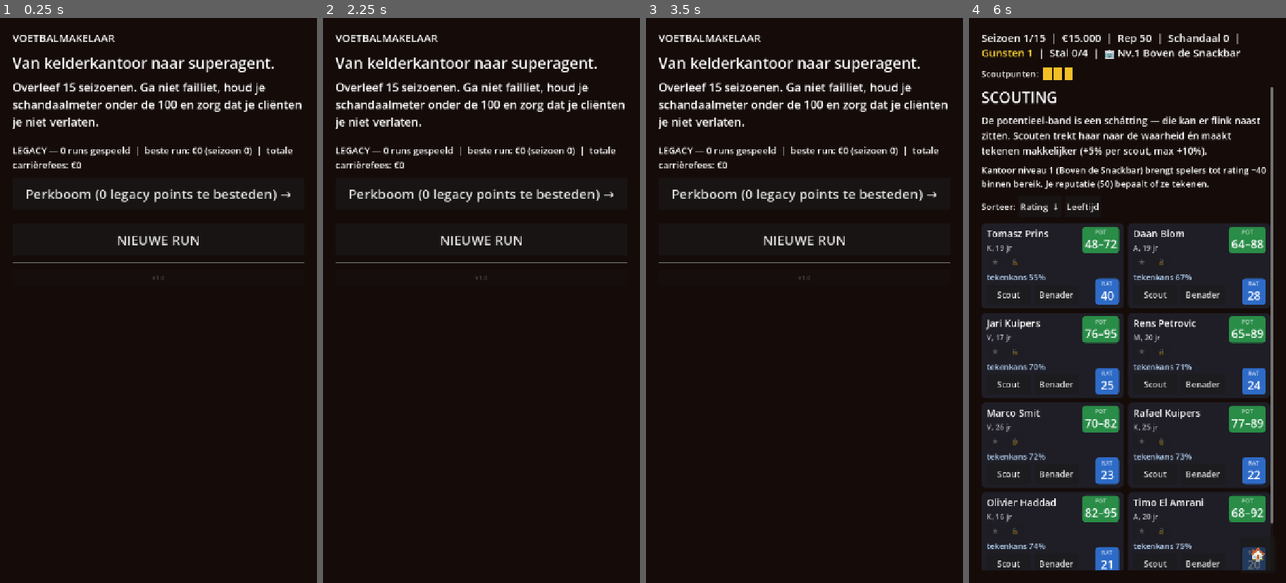
Above: before the commit, frames 1-4 (left to right).
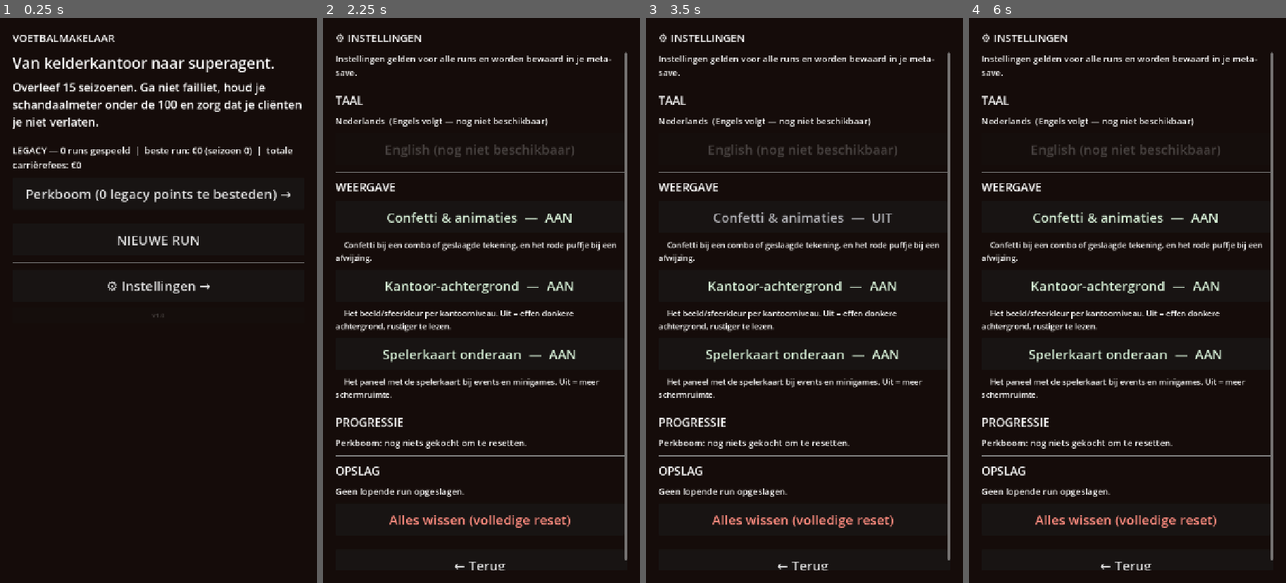
Above: after the commit, the same moments.

Repository: anassino070/Agent_game
Game: Godot game, scene res://scenes/Main.tscn
Two runs of this game, one before a commit and one after it. Both use one fixed random seed, a clock stepped at 60 frames per second and the inputs below.
Inputs (mouse positions are in pixels of both pictures, inside the frame that each line leads up to):
- Up to frame 1 (0.25 s): no input
- Up to frame 2 (2.25 s): click "Perkboom (0 legacy points te …" at 0.5 s; click "🏠" at 1.25 s; click (481, 283) at 2 s, where only the run after the commit has a clickable "⚙ Instellingen →"
- Up to frame 3 (3.5 s): click (801, 215) at 2.75 s, where only the run after the commit has a clickable "Confetti & animaties — AAN"
- Up to frame 4 (6 s): click (1124, 215) at 3.5 s, where only the run after the commit has a clickable "Confetti & animaties — UIT"; click (1127, 238) at 4.25 s, where only the run before the commit has a clickable "NIEUWE RUN"; click (1127, 407) at 5 s, where only the run before the commit has a clickable "Storten"; click (1127, 447) at 5.75 s, where only the run before the commit has a clickable "Naar scouting →"

The runs differ from the first frame. In frame 1, 0.3% of the frame differs, in the area x 33-67%, y 45-53%; in frame 2, 12%; in frame 3, 12%; in frame 4, 41%, in the area x 4-96%, y 2-98%.

Commit message:
feat: instellingenscherm (met taal-placeholder)
Nieuw ⚙ Instellingen-scherm via het startscherm. Instellingen leven in
Meta.state.settings (meta.json, dus runs-overstijgend) met defaults in
Meta.SETTING_DEFAULTS.

Weergave-toggles, allemaal echt gewired (geen nep-schakelaars):
- confetti: gate in _confetti() en _small_negative_puff()
- office_bg: gate in _update_office_background(), direct toegepast
- player_panel: gate in _show_player_info()

Taal staat als placeholder (alleen NL; Engelse knop disabled), zoals gevraagd.

Destructieve acties met tweestaps-bevestiging via een enkele settings_confirm-
string: reset perkboom, reset Erfenis-perks, verwijder huidige run, en een
volledige meta-wipe (Meta.wipe_everything()). Die wipe laat instellingen
expres staan - dat is geen progressie.

De twee reset-knoppen zijn van het perkscherm hierheen verhuisd (dat scherm
was al lang en het zijn geen aankoop-acties); Prestige blijft daar wel staan
omdat het een progressie-keuze is.

Co-Authored-By: Claude Opus 5 <noreply@anthropic.com>

Diff:
--- a/scripts/main.gd
+++ b/scripts/main.gd
@@ -62,9 +62,7 @@
 
 var home_btn: Button
 var inf_btn: Button                # ∞-upgrade, klein vierkant rechtsboven op het perkscherm
-var confirm_reset := false         # tweestaps-bevestiging voor de perk-reset
 var confirm_prestige := false      # tweestaps-bevestiging voor prestigen (perkboom weg, GEEN refund)
-var confirm_legacy_reset := false  # tweestaps-bevestiging voor het resetten van Erfenis-perks (WEL refund)
 
 # Permanent info-schermpje onderaan: hover werkt niet betrouwbaar (o.a. op
 # touch/mobiel), dus toont dit gewoon altijd de stats van de relevante
@@ -324,7 +322,8 @@
 func _show_player_info(pid: String) -> void:
 	if player_info_panel == null:
 		return
-	if pid == "" or not Game.state.players.has(pid):
+	# Uit te zetten via Instellingen: scheelt schermruimte bij events/minigames.
+	if pid == "" or not Game.state.players.has(pid) or not bool(Meta.setting("player_panel")):
 		player_info_panel.visible = false
 		return
 	player_info_panel.visible = true
@@ -399,6 +398,14 @@
 	# anders de effen sfeerkleur van dat niveau.
 	if office_bg == null:
 		return
+	# Uit te zetten via Instellingen: dan een effen donkere achtergrond, geen
+	# beeld en geen sfeerkleur per niveau (rustiger te lezen).
+	if not bool(Meta.setting("office_bg")):
+		_bg_level = -1
+		office_bg.texture = null
+		office_bg.visible = false
+		office_bg_fallback.color = Color(0.07, 0.07, 0.09)
+		return
 	var lvl := Game.office_level()
 	if lvl == _bg_level:
 		return
@@ -465,10 +472,129 @@
 				cname if cname != "" else "Naamloze topper", eur(int(entry.total_fees)), int(entry.seasons),
 			], 20)
 	sep()
+	btn("⚙ Instellingen →", show_settings)
 	var dev_tap := btn("v1.0", _on_dev_tap)
 	dev_tap.add_theme_font_size_override("font_size", 14)
 	dev_tap.modulate = Color(1, 1, 1, 0.25)
 	dev_tap.custom_minimum_size = Vector2(0, 36)
+
+
+# ---------------------------------------------------------------- instellingen
+
+var settings_confirm := ""   # welke gevaarlijke actie op bevestiging wacht ("" = geen)
+
+
+func _setting_toggle_btn(key: String, label: String, hint := "") -> void:
+	var on := bool(Meta.setting(key))
+	var b := btn("%s  —  %s" % [label, "AAN" if on else "UIT"], func(): _toggle_setting(key))
+	b.add_theme_color_override("font_color", Color(0.85, 0.95, 0.85) if on else Color(0.7, 0.7, 0.72))
+	if hint != "":
+		lbl("    " + hint, 18)
+
+
+func _toggle_setting(key: String) -> void:
+	Meta.toggle_setting(key)
+	# Achtergrond direct toepassen, anders zie je de wissel pas een scherm later.
+	if key == "office_bg":
+		_bg_level = -1
+		_update_office_background()
+	show_settings()
+
+
+func show_settings() -> void:
+	clear()
+	home_btn.visible = false
+	header.text = "⚙ INSTELLINGEN"
+	lbl("Instellingen gelden voor alle runs en worden bewaard in je meta-save.", 20)
+	sep()
+
+	lbl("TAAL", 26)
+	lbl("Nederlands  (Engels volgt — nog niet beschikbaar)", 20)
+	var lang_btn := btn("English (nog niet beschikbaar)", func(): pass, false)
+	lang_btn.modulate = Color(1, 1, 1, 0.5)
+	sep()
+
+	lbl("WEERGAVE", 26)
+	_setting_toggle_btn("confetti", "Confetti & animaties",
+		"Confetti bij een combo of geslaagde tekening, en het rode puffje bij een afwijzing.")
+	_setting_toggle_btn("office_bg", "Kantoor-achtergrond",
+		"Het beeld/sfeerkleur per kantoorniveau. Uit = effen donkere achtergrond, rustiger te lezen.")
+	_setting_toggle_btn("player_panel", "Spelerkaart onderaan",
+		"Het paneel met de spelerkaart bij events en minigames. Uit = meer schermruimte.")
+	sep()
+
+	lbl("PROGRESSIE", 26)
+	var spent := Meta.spent_points()
+	if spent > 0:
+		if settings_confirm == "perks":
+			lbl("Weet je het zeker? Alle perks (ook de ★-extra's) gaan naar 0; je krijgt %s punten terug." % _pts(spent), 21)
+			btn("JA — reset perkboom", _do_settings_reset_perks)
+			btn("Annuleer", func(): _set_settings_confirm(""))
+		else:
+			btn("Reset perkboom (geeft %s punten terug)" % _pts(spent), func(): _set_settings_confirm("perks"))
+	else:
+		lbl("Perkboom: nog niets gekocht om te resetten.", 20)
+	var stars := Meta.spent_stars()
+	if stars > 0:
+		if settings_confirm == "legacy":
+			lbl("Weet je het zeker? Al je Erfenis-perks gaan naar 0; je krijgt %d ster%s terug." % [stars, "" if stars == 1 else "ren"], 21)
+			btn("JA — reset Erfenis-perks", _do_settings_reset_legacy)
+			btn("Annuleer", func(): _set_settings_confirm(""))
+		else:
+			btn("Reset Erfenis-perks (geeft %d ster%s terug)" % [stars, "" if stars == 1 else "ren"], func(): _set_settings_confirm("legacy"))
+	sep()
+
+	lbl("OPSLAG", 26)
+	if Game.has_save():
+		if settings_confirm == "run":
+			lbl("Je huidige run wordt definitief verwijderd. Je legacy points en perks blijven staan.", 21)
+			btn("JA — verwijder huidige run", _do_settings_delete_run)
+			btn("Annuleer", func(): _set_settings_confirm(""))
+		else:
+			btn("Verwijder huidige run", func(): _set_settings_confirm("run"))
+	else:
+		lbl("Geen lopende run opgeslagen.", 20)
+	if settings_confirm == "all":
+		var warn := lbl("ALLES WISSEN: punten, perks, Erfenis-perks, sterren, ∞-upgrade, carrièrestats, Hall of Fame én de niveau-6-ontgrendeling. Dit kan NIET ongedaan worden gemaakt. Je instellingen blijven staan.", 21)
+		warn.add_theme_color_override("font_color", Color(1.0, 0.4, 0.4))
+		btn("JA, WIS ALLES", _do_settings_wipe_all)
+		btn("Annuleer", func(): _set_settings_confirm(""))
+	else:
+		var wipe := btn("Alles wissen (volledige reset)", func(): _set_settings_confirm("all"))
+		wipe.add_theme_color_override("font_color", Color(1.0, 0.55, 0.5))
+	sep()
+	btn("← Terug", func(): _set_settings_confirm_and_go(""))
+
+
+func _set_settings_confirm(v: String) -> void:
+	settings_confirm = v
+	show_settings()
+
+
+func _set_settings_confirm_and_go(v: String) -> void:
+	settings_confirm = v
+	show_start()
+
+
+func _do_settings_reset_perks() -> void:
+	Meta.reset_perks()
+	_set_settings_confirm("")
+
+
+func _do_settings_reset_legacy() -> void:
+	Meta.reset_legacy_perks()
+	_set_settings_confirm("")
+
+
+func _do_settings_delete_run() -> void:
+	Game.delete_save()
+	_set_settings_confirm("")
+
+
+func _do_settings_wipe_all() -> void:
+	Meta.wipe_everything()
+	Game.delete_save()
+	_set_settings_confirm("")
 
 
 # ---------------------------------------------------------------- developer-only
@@ -512,7 +638,7 @@
 	clear()
 	header.text = "DEVELOPER — puntenbeheer"
 	lbl("Huidig puntensaldo: %s legacy points." % _pts(Meta.state.legacy_points), 26)
-	lbl("Dit wist alleen het saldo, niet de gekochte perk-niveaus (gebruik daarvoor 'Reset alle perks' op het perkscherm).", 20)
+	lbl("Dit wist alleen het saldo, niet de gekochte perk-niveaus (gebruik daarvoor 'Reset perkboom' in ⚙ Instellingen).", 20)
 	sep()
 	if dev_confirm:
 		lbl("Weet je het zeker? Het puntensaldo gaat naar 0 en dit kan niet ongedaan worden.", 22)
@@ -667,23 +793,10 @@
 			("%.0f" % (Meta.PRESTIGE_MIN_TREE_PROGRESS * 100.0)),
 			("%.1f" % (Meta.tree_progress() * 100.0)).replace(".", ","),
 		], 19)
-	var spent_stars := Meta.spent_stars()
-	if spent_stars > 0:
-		if confirm_legacy_reset:
-			lbl("Weet je het zeker? Al je Erfenis-perks gaan naar 0; je krijgt %d ster%s terug." % [spent_stars, "" if spent_stars == 1 else "ren"], 22)
-			btn("JA — reset Erfenis-perks", _do_legacy_reset)
-			btn("Annuleer", func(): _set_confirm_legacy_reset(false))
-		else:
-			btn("Reset Erfenis-perks (geeft %d ster%s terug)" % [spent_stars, "" if spent_stars == 1 else "ren"], func(): _set_confirm_legacy_reset(true))
-	sep()
-	var spent := Meta.spent_points()
-	if spent > 0:
-		if confirm_reset:
-			lbl("Weet je het zeker? Alle perks (ook de ★-extra's) gaan naar 0; je krijgt %s punten terug." % _pts(spent), 22)
-			btn("JA — reset alles", _do_reset)
-			btn("Annuleer", func(): _set_confirm(false))
-		else:
-			btn("Reset alle perks (geeft %s punten terug)" % _pts(spent), func(): _set_confirm(true))
+	sep()
+	# De reset-knoppen (perkboom én Erfenis-perks) staan in ⚙ Instellingen —
+	# dit scherm is al lang genoeg, en het zijn geen aankoop-acties.
+	lbl("Resetten kan via ⚙ Instellingen op het startscherm.", 19)
 	btn("← Terug", show_start)
 
 
@@ -716,31 +829,9 @@
 	show_perks()
 
 
-func _set_confirm_legacy_reset(v: bool) -> void:
-	confirm_legacy_reset = v
-	show_perks()
-
-
-func _do_legacy_reset() -> void:
-	Meta.reset_legacy_perks()
-	confirm_legacy_reset = false
-	show_perks()
-
-
 func _pts(n) -> String:
 	# Zelfde duizendtal-notatie als eur(), zonder valutateken.
 	return eur(n).replace("€", "")
-
-
-func _set_confirm(v: bool) -> void:
-	confirm_reset = v
-	show_perks()
-
-
-func _do_reset() -> void:
-	Meta.reset_perks()
-	confirm_reset = false
-	show_perks()
 
 
 func _perk_node(id: String) -> void:
@@ -2594,6 +2685,10 @@
 
 
 func _confetti(banner_text: String, banner_color: Color) -> void:
+	# Uit te zetten via Instellingen — één centrale plek, dus zowel de
+	# combo-uitbarsting als de tekening-confetti volgen die knop.
+	if not bool(Meta.setting("confetti")):
+		return
 	var vp := get_viewport_rect().size
 	var center := vp / 2.0
 
@@ -2641,7 +2736,9 @@
 func _small_negative_puff(text: String) -> void:
 	# Klein negatief feedbackje (bijv. bij een afwijzing): een rood tekstje dat
 	# kort opkomt, iets omhoog zakt en wegvaagt. Bewust bescheiden — geen
-	# schermvullende teleurstelling.
+	# schermvullende teleurstelling. Volgt dezelfde instelling als de confetti.
+	if not bool(Meta.setting("confetti")):
+		return
 	var vp := get_viewport_rect().size
 	var l := Label.new()
 	l.text = text
--- a/scripts/meta.gd
+++ b/scripts/meta.gd
@@ -302,6 +302,39 @@
 		state.hall_of_fame = []
 	if not state.has("has_won_ever"):
 		state.has_won_ever = false
+	if not state.has("settings"):
+		state.settings = {}
+	for k in SETTING_DEFAULTS:
+		if not state.settings.has(k):
+			state.settings[k] = SETTING_DEFAULTS[k]
+
+
+# ---- Instellingen (persistent in meta.json, dus runs-overstijgend) ----
+# Alleen instellingen die ECHT iets doen; `lang` is de enige placeholder en
+# staat in de UI ook als zodanig gemarkeerd.
+const SETTING_DEFAULTS := {
+	"lang": "nl",            # placeholder: alleen NL werkt nu
+	"confetti": true,        # confetti/puff-feedback bij tekenen, combo's, afwijzing
+	"office_bg": true,       # achtergrondbeeld/sfeerkleur per kantoorniveau
+	"player_panel": true,    # permanent spelerinfo-paneel onderaan bij events
+}
+
+
+func setting(key: String) -> Variant:
+	return state.get("settings", {}).get(key, SETTING_DEFAULTS.get(key))
+
+
+func set_setting(key: String, value) -> void:
+	if not state.has("settings"):
+		state.settings = {}
+	state.settings[key] = value
+	save_meta()
+
+
+func toggle_setting(key: String) -> bool:
+	var now := not bool(setting(key))
+	set_setting(key, now)
+	return now
 
 
 # UI-hulpvar: hoeveel van de laatst toegekende punten kampioensbonus was
@@ -560,6 +593,34 @@
 func dev_wipe_points() -> void:
 	# Developer-only: wist alleen het puntensaldo (niet de gekochte perks).
 	state.legacy_points = 0
+	save_meta()
+
+
+func wipe_everything() -> void:
+	# Volledige meta-reset: punten, perks, Erfenis-perks, Prestige-sterren,
+	# ∞-upgrade, carrièrestats, Hall of Fame en de niveau-6-ontgrendeling.
+	# Instellingen blijven WEL staan — die zijn geen progressie, en het is
+	# irritant als je taal/animatiekeuzes verdwijnen omdat je opnieuw begint.
+	var keep: Dictionary = state.get("settings", {}).duplicate(true)
+	state = {
+		"legacy_points": 0,
+		"runs_completed": 0,
+		"best_fees": 0,
+		"best_season": 0,
+		"total_career_fees": 0,
+		"perks": {},
+		"prestige_stars": 0,
+		"legacy_perks": {},
+		"hall_of_fame": [],
+		"has_won_ever": false,
+		"inf_level": 0,
+		"pending_boost": false,
+		"settings": keep,
+	}
+	for id in PERKS:
+		state.perks[id] = 0
+	for id in LEGACY_PERKS:
+		state.legacy_perks[id] = false
 	save_meta()
 
 
Not shown, changed: HANDLEIDING.md
